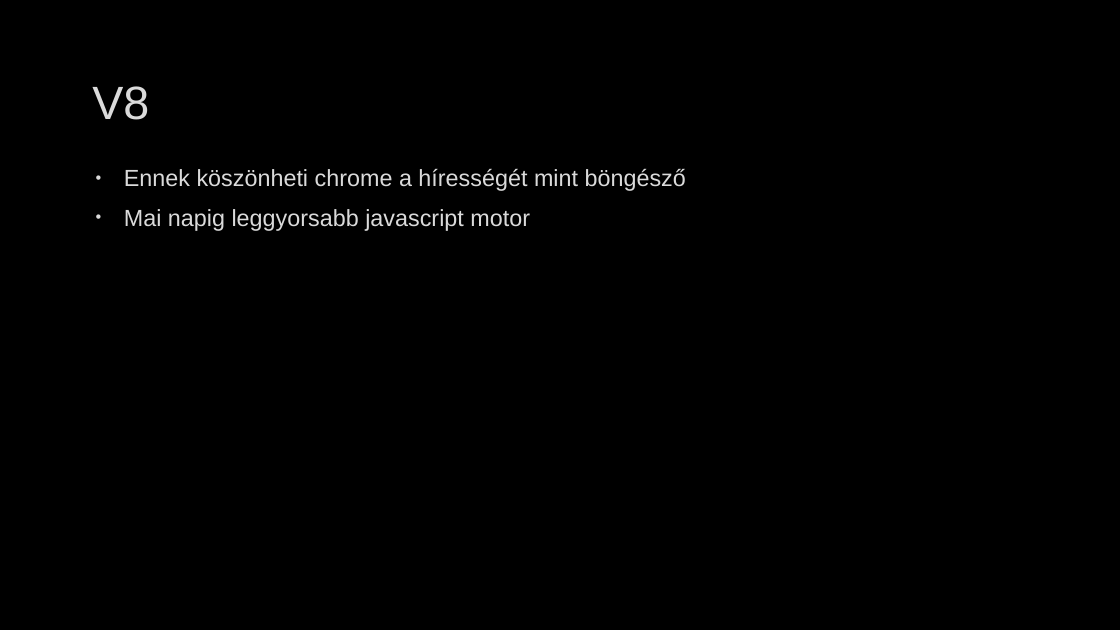
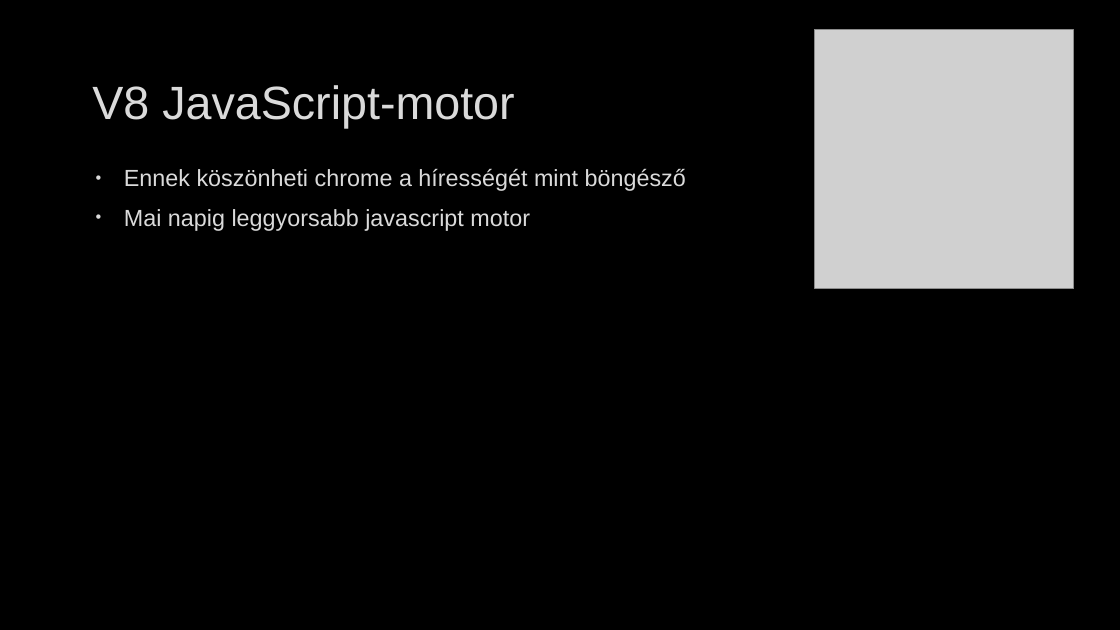
Before and after one commit to mihoandre/ikt-ppt, a slide deck: slide 5 of JavaScriptikt.pptx. Drawn at 1120x630 pixels with LibreOffice and Linux fonts; fonts in the diff are those of the drawing; grey boxes stand for pictures; background and template pictures are left out. Boxes give left, top, right and bottom in pixels: in the first picture for what was removed or moved away, otherwise in the second. Text is boxed around its words. In the diff, an @@ line names an element or a change of style, - is before the commit and + after.

```diff
--- a/JavaScriptikt.pptx
+++ b/JavaScriptikt.pptx
@@ picture added at <box>815,29,1074,288</box> @@
@@ title at <box>92,85,514,128</box>: text changed @@
-V8
+V8 JavaScript-motor
```
Also in this commit, not shown: 2 other slides changed, 1 slide removed.
